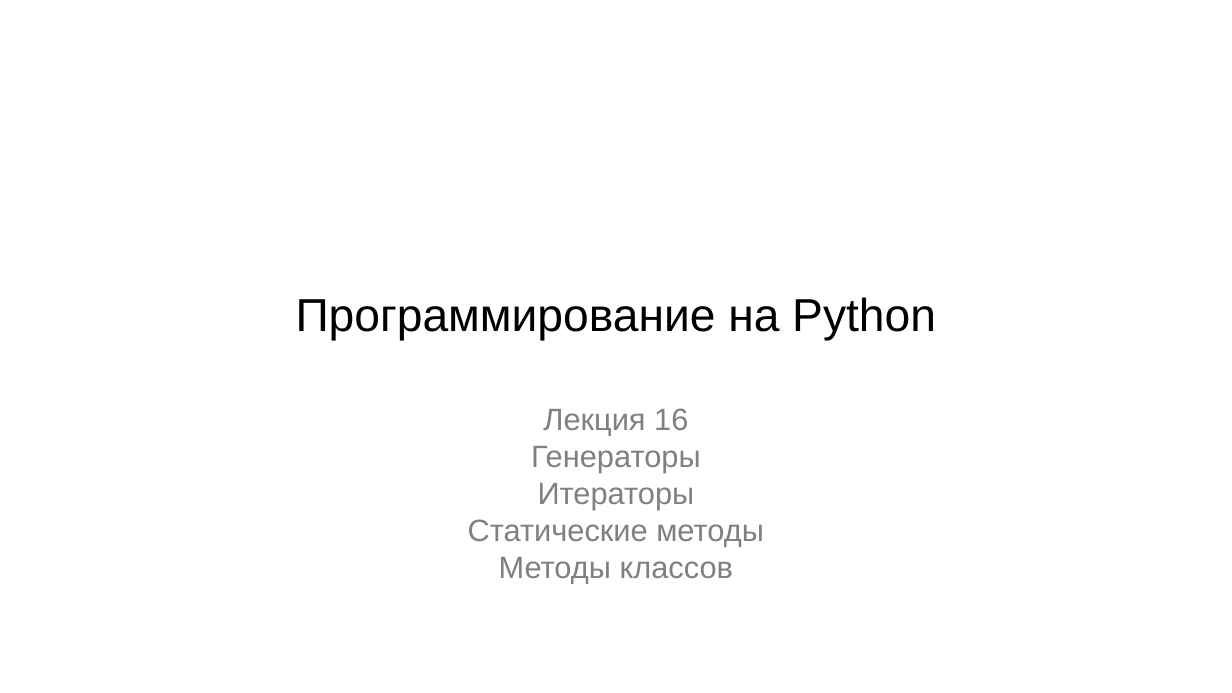
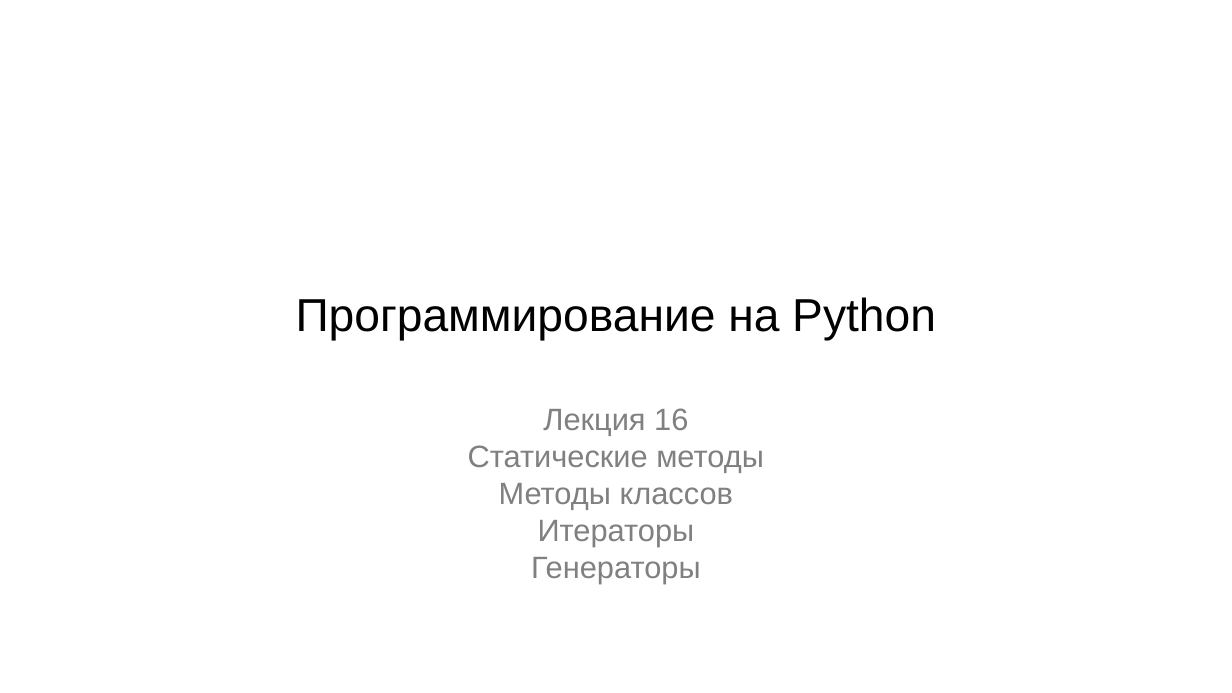
Before and after one commit to maxchv/LearnPython, a slide deck: slide 1 of week09/iteratorsgenerators.pptx. Drawn at 1232x693 pixels with LibreOffice and Linux fonts; fonts in the diff are those of the drawing. Boxes give left, top, right and bottom in pixels: in the first picture for what was removed or moved away, otherwise in the second. Text is boxed around its words. In the diff, an @@ line names an element or a change of style, - is before the commit and + after.

```diff
--- a/week09/iteratorsgenerators.pptx
+++ b/week09/iteratorsgenerators.pptx
@@ subtitle at bbox=[531, 446, 701, 509]: paragraphs removed @@
-Генераторы
-Итераторы
@@ subtitle at bbox=[531, 520, 701, 583]: paragraphs added @@
+Итераторы
+Генераторы
```
Also in this commit, not shown: 4 other slides changed, 6 other files.
